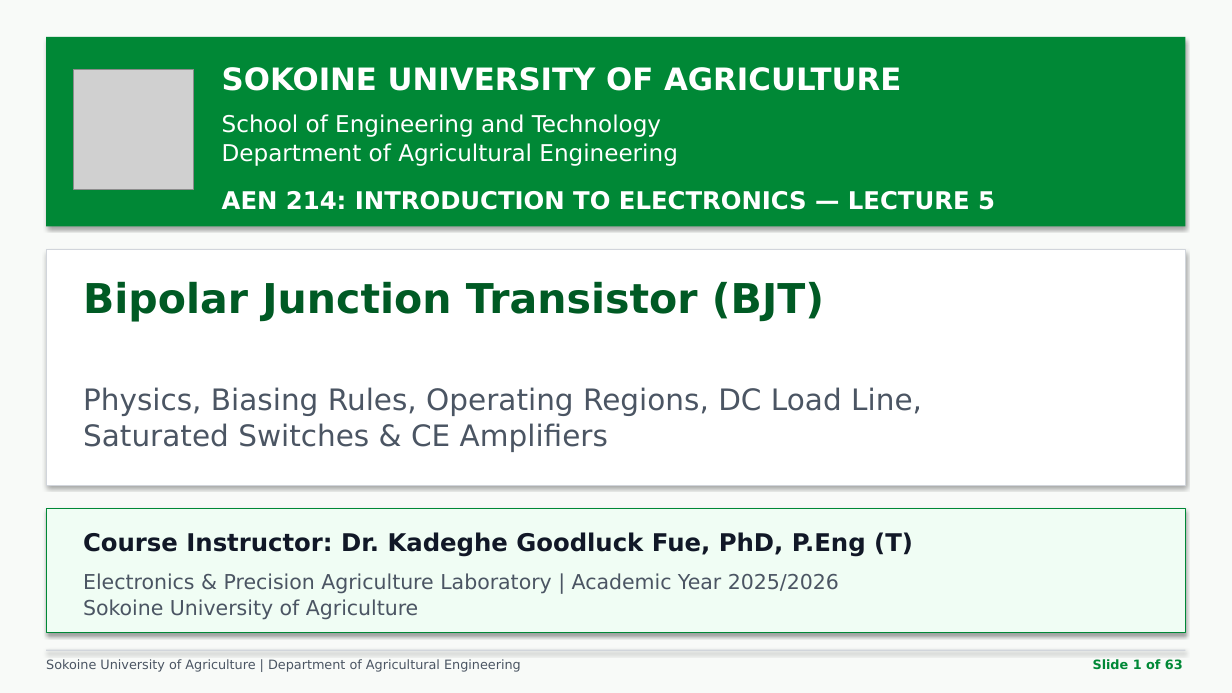
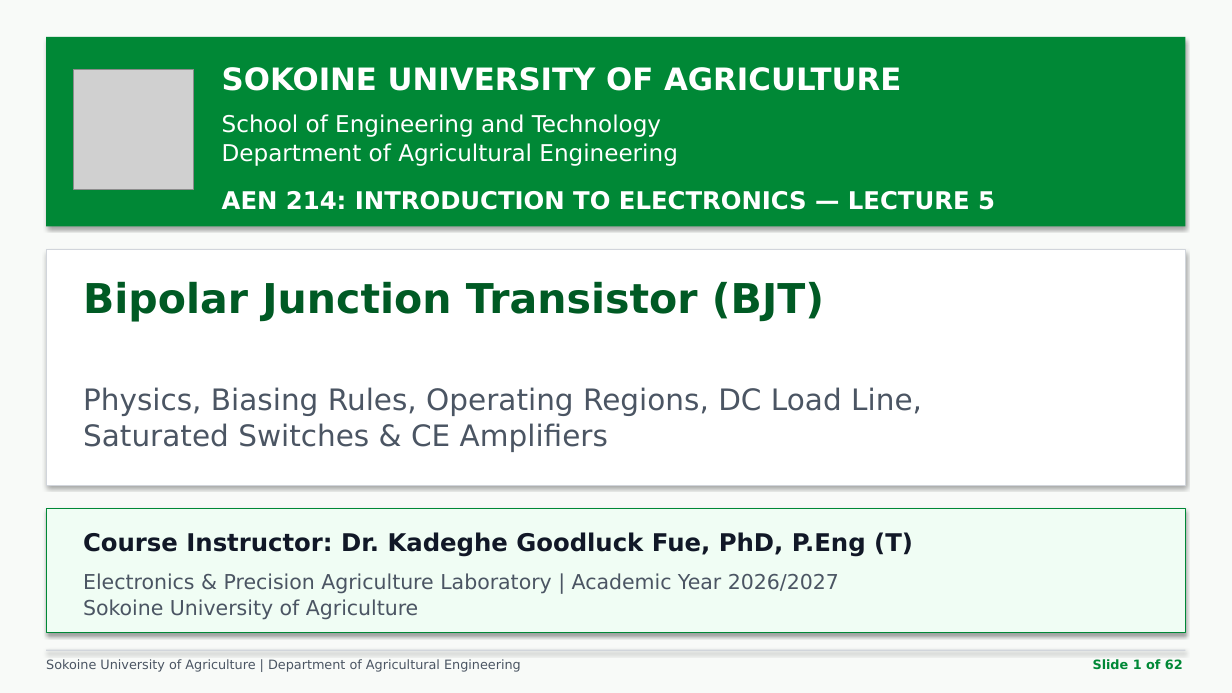
Before and after one commit to kadefue/Course_Notes, a slide deck: slide 1 of AEN 214/Lectures/AEN_214_Lecture_5.pptx. Drawn at 1232x693 pixels with LibreOffice and Linux fonts; fonts in the diff are those of the drawing; grey boxes stand for pictures. Boxes give left, top, right and bottom in pixels: in the first picture for what was removed or moved away, otherwise in the second. Text is boxed around its words. In the diff, an @@ line names an element or a change of style, - is before the commit and + after.

Commit message:
Update AEN 214 course materials for the 2026/2027 academic year
- Revised academic year references in README.md, build_outline.py, build_slides.py, compendium_base.py, and various slide scripts to reflect the 2026/2027 academic year.
- Updated the prescribed textbooks and reading list in README.md and build_outline.py to include new references and remove outdated ones.
- Adjusted laboratory preparation slides in slides_part1.py, slides_part2.py, and slides_part3.py to enhance clarity and relevance.
- Added unit tests in test_build_slides.py to verify the correct academic year is displayed on title slides.

```diff
--- a/AEN 214/Lectures/AEN_214_Lecture_5.pptx
+++ b/AEN 214/Lectures/AEN_214_Lecture_5.pptx
@@ text at bbox=[83, 573, 839, 620]: text changed @@
-Electronics & Precision Agriculture Laboratory | Academic Year 2025/2026
-Sokoine University of Agriculture
+Electronics & Precision Agriculture Laboratory | Academic Year 2026/2027
+Sokoine University of Agriculture
@@ text at bbox=[1093, 659, 1183, 669]: text changed @@
-Slide 1 of 63
+Slide 1 of 62
```
Also in this commit, not shown: 61 other slides changed, 1 slide removed, 35 other files.
